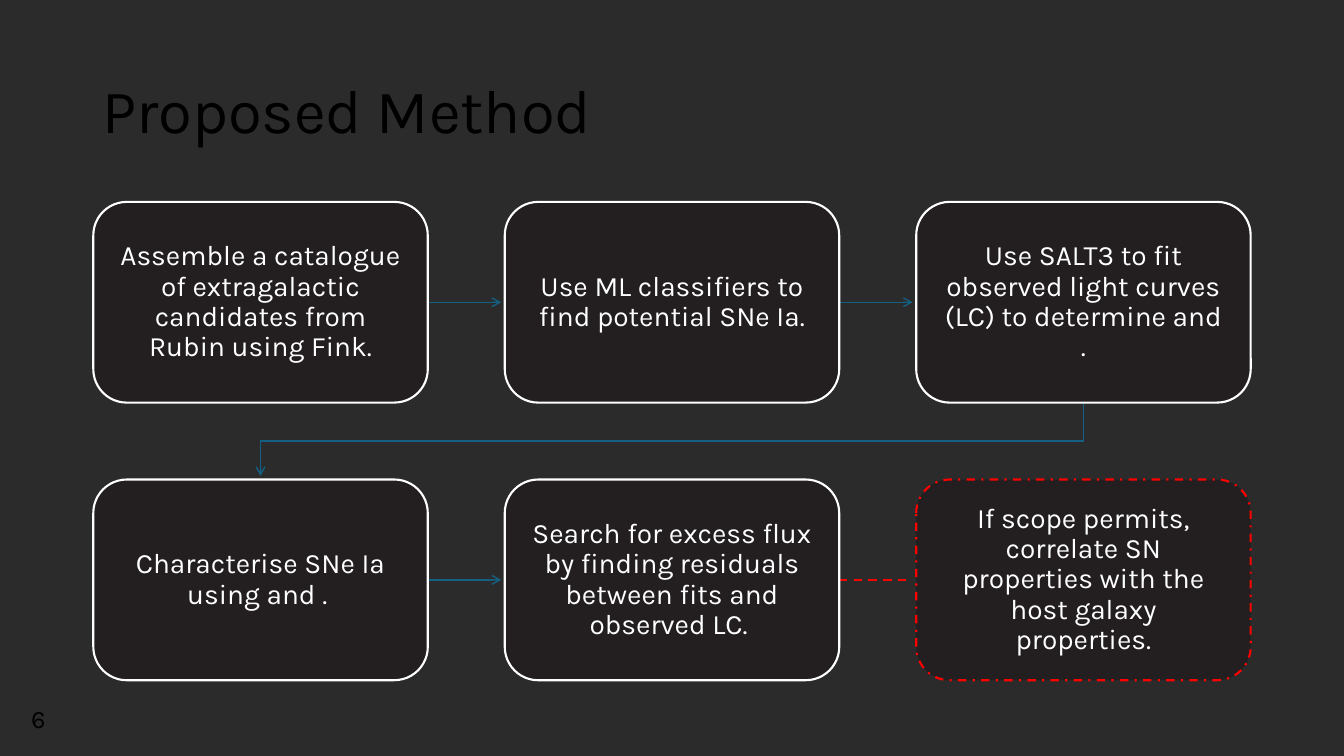
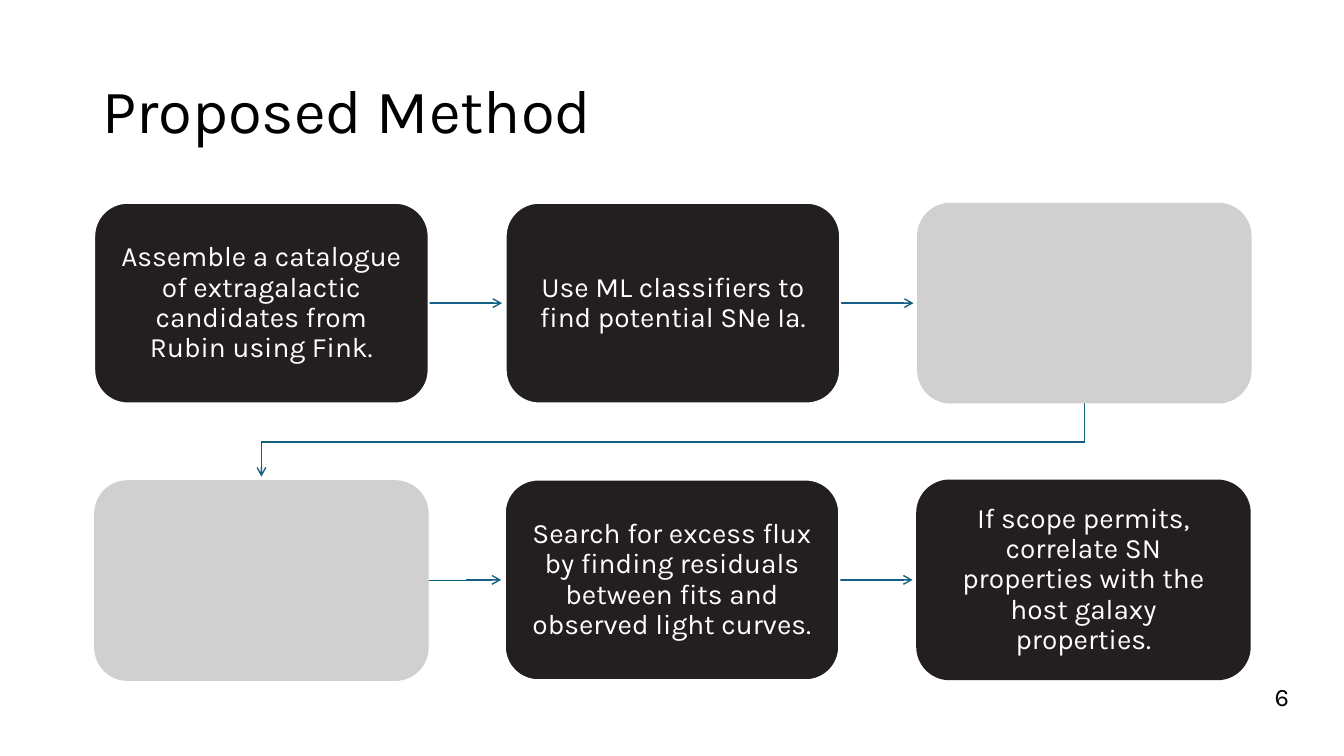
Before and after one commit to Webd0g/Honours_Project, a slide deck: slide 7 of Oral_presentation/Oral_Presentation.pptx. Drawn at 1344x756 pixels with LibreOffice and Linux fonts; fonts in the diff are those of the drawing; grey boxes stand for pictures; background and template pictures are left out; a plain dark background stands for a picture behind light text. Boxes give left, top, right and bottom in pixels: in the first picture for what was removed or moved away, otherwise in the second. Text is boxed around its words. In the diff, an @@ line names an element or a change of style, - is before the commit and + after.

```diff
--- a/Oral_presentation/Oral_Presentation.pptx
+++ b/Oral_presentation/Oral_Presentation.pptx
@@ background picture (left out) to #FFFFFF @@
@@ freeform shape added at (94,203,429,403), fill #231F20, outline #FFFFFF 1.5 pt, 20 pt, text #FFFFFF @@
+Assemble a catalogue of extragalactic candidates from Rubin using Fink.
@@ freeform shape added at (506,203,841,403), fill #231F20, outline #FFFFFF 1.5 pt, 20 pt, text #FFFFFF @@
+Use ML classifiers to find potential SNe Ia.
@@ picture added at (918,203,1252,403) @@
@@ picture added at (94,480,429,681) @@
@@ freeform shape added at (505,480,840,681), fill #231F20, outline #FFFFFF 1.5 pt, 20 pt, text #FFFFFF @@
+Search for excess flux by finding residuals between fits and observed light curves.
@@ group removed at (94,202,1251,681): 6 rounded rectangles, 4 texts @@
-Use ML classifiers to find potential SNe Ia.
-Use SALT3 to fit observed light curves (LC) to determine and .
-Characterise SNe Ia using and .
-Search for excess flux by finding residuals between fits and observed LC.
@@ freeform shape added at (917,480,1251,681), fill #231F20, 20 pt, text #FFFFFF @@
+If scope permits, correlate SN properties with the host galaxy properties.
@@ outline redrawn in 4 elements at (261,403,1084,477), (429,298,502,309), (840,298,913,309), (429,575,501,585) @@
@@ freeform shape at (839,575,912,585): outline #FF0000 1.5 pt dashed to #156082 1 pt @@
@@ text "6": place and size @@
-text "6" at (31,712,45,728)
+text "6" at (1275,690,1289,707)
```
Also in this commit, not shown: 7 other slides changed, 50 other files.
